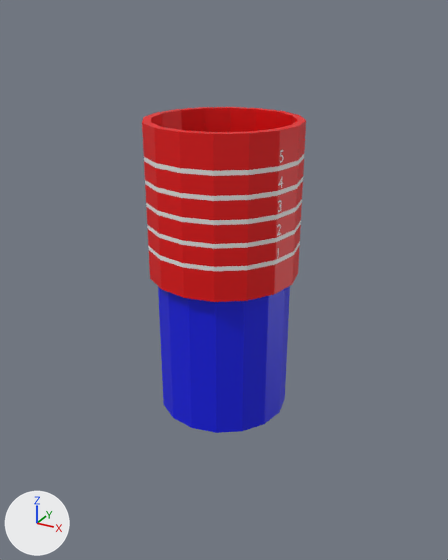
Renders of the FBX model Assets/Models/cewka_j.fbx from each side of a commit.
Before and after are seen from a 50 mm lens placed at (3.74, -6.78, 2.24), pointed at (-0.04, 0.08, -1.19). Lighting does not change. The marker at lower left points along +X, +Y and +Z. The older version comes first. Where no turn or scale is listed for an object, it has been applied to the vertices.

Names of what the first picture shows: 'CEWKA', 'CIECZ'.
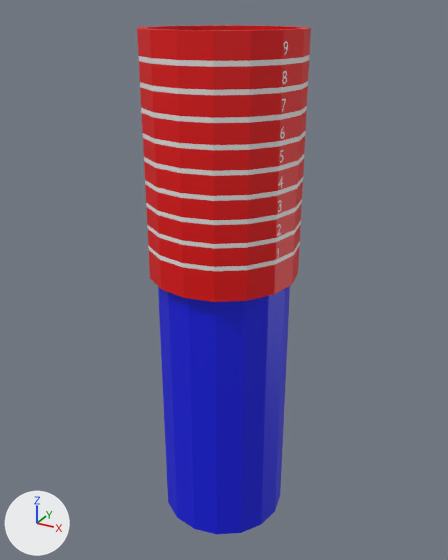
The change, as JSON lines over the scene's bpy script:
```json
{"block": "me_walec_001", "where": "# used by ob_cewka; location = (0.0, 0.0, 0.0)"}
{"op": "remove", "block": "me_walec_001", "code": "me_walec_001.from_pydata(...)  # 480 vertices, 466 faces; spans x -1.0..1.0, y -1.0..1.0, z -1.0..1.0"}
{"op": "add", "block": "me_walec_001", "code": "me_walec_001.from_pydata(...)  # 832 vertices, 818 faces; spans x -1.0..1.0, y -1.0..1.0, z -1.0..2.03"}
{"block": "me_walec_001", "change": "me_walec_001 part 1: 352 vertices added at x -1.0..1.0, y -1.0..1.0, z 0.77..2.03"}
{"op": "set", "path": "ob_ciecz.location", "old": "(0.0, 0.0, -2.0)", "new": "(0.0, 0.0, -2.82)"}
{"op": "set", "path": "ob_ciecz.scale", "old": "(0.9, 0.9, 1.0)", "new": "(0.9, 0.9, 2.0)"}
```

Location of each change, [x1, y1, x2, y2] in pixels of the pictures (448 x 560 px):
```json
{"object": "CEWKA", "change": "reshaped", "before": [142, 107, 306, 302], "after": [137, 25, 311, 302], "on screen": "6% wider, 42% taller"}
{"object": "CIECZ", "change": "moved, rescaled", "before": [158, 286, 290, 433], "after": [158, 286, 290, 534], "on screen": "68% taller"}
{"part": 1, "of": "me_walec_001", "change": "added", "after": [137, 25, 311, 160]}
```
